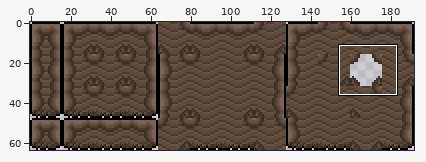
Two versions of one sprite sheet, Graphics/Tiles/Ground/cave_ground.png. Above: a wide view before the commit, with the close-up outlined.
Close-up. The starting point:
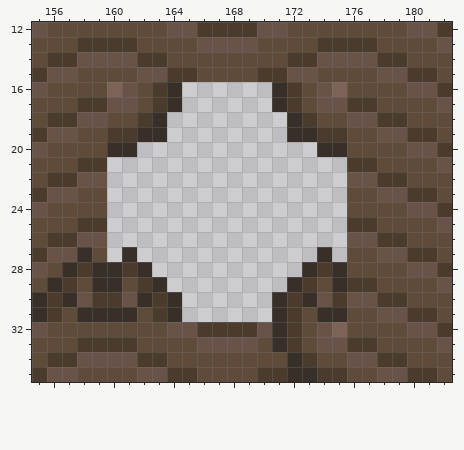
The file is 192x64 pixels. Colours within 5 levels of each other are drawn and written as one. Shown: x 155..182, y 12..35.
Once edited:
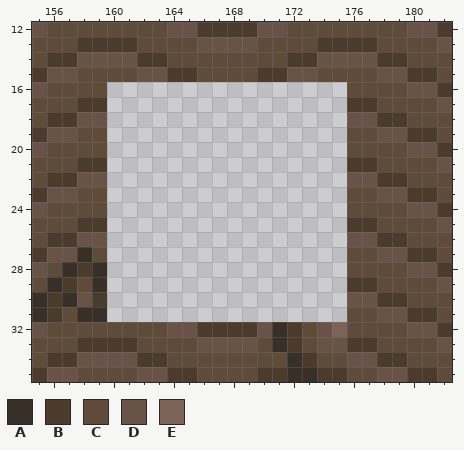
Palette (. is transparent): A #372f28  B #4a3b2d  C #5e4b39  D #695349  E #7d6357
From old to new:
y 16: x 160..164 EDCBA -> .....; x 171..175 ABCDE -> .....
y 17: x 160..164 DDCBA -> .....; x 171..175 ABCDD -> .....
y 18: x 160..163 CCBA -> ....; x 172..175 ABCC -> ....
y 19: x 160..163 BBAA -> ....; x 172..175 AABB -> ....
y 20: x 160..161 AA -> ..; x 174..175 AA -> ..
y 27: x 161 A -> .; x 174 A -> .
y 28: x 160..162 ABA -> ...; x 173..175 ABA -> ...
y 29: x 160..163 ACBA -> ....; x 172..175 ABCA -> ....
y 30: x 160..164 BDABA -> .....; x 171..175 ABADB -> .....
y 31: x 160..164 AACBA -> .....; x 171..175 ABCAA -> .....
Changed places in both close-ups, as pixel boxes (x1, y1, x2, y2):
erased: (107, 82, 182, 157)
erased: (272, 82, 347, 157)
erased: (107, 247, 182, 322)
erased: (272, 247, 347, 322)
